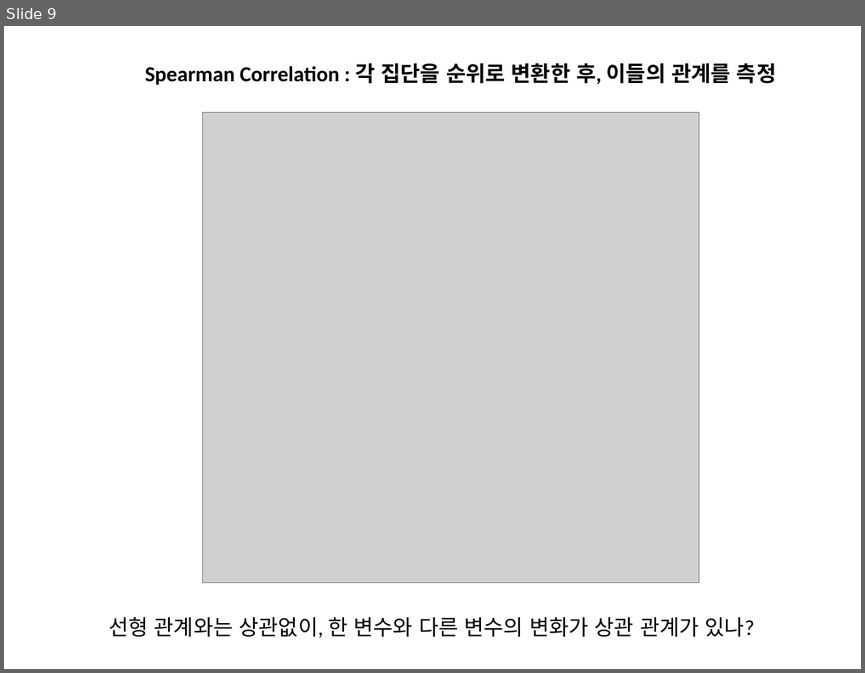
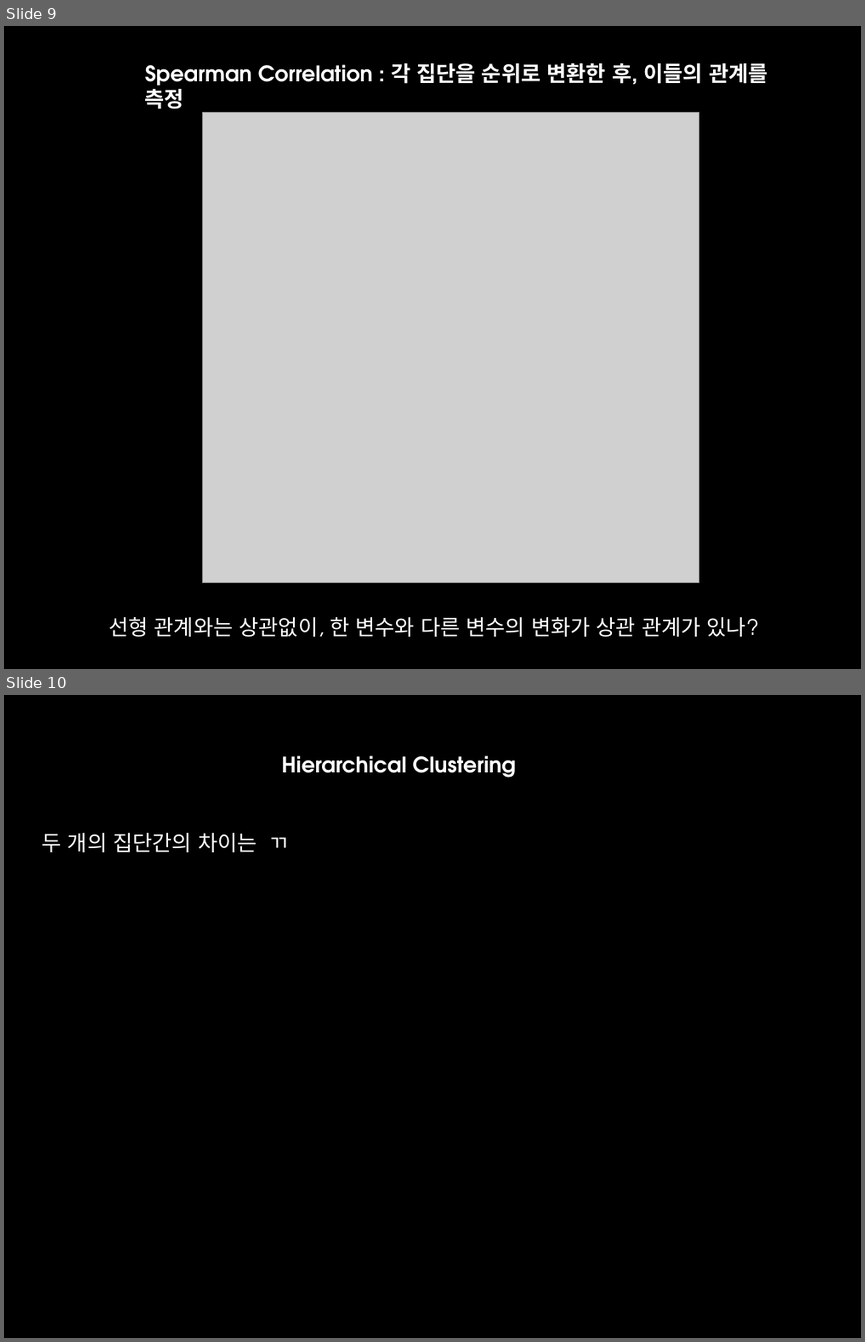
Before and after one commit to suknamgoong1970/CBNU-bioinformatics2021, a slide deck: Lecture8/Lect8.pptx. Shown one above the other, each under a label of ours: slide 9 before the commit, slides 9 and 10 after it. The pictures are 865x673 and 865x1342 pixels, drawn with LibreOffice and Linux fonts; fonts in the diff are those of the drawing; grey boxes stand for pictures. Boxes give left, top, right and bottom in pixels: in the first picture for what was removed or moved away, otherwise in the second. Text is boxed around its words. In the diff, an @@ line names an element or a change of style, - is before the commit and + after.

```diff
--- a/Lecture8/Lect8.pptx
+++ b/Lecture8/Lect8.pptx
@@ slide 10 added at box(4, 695, 861, 1338), background #000000 @@
@@ text added at box(282, 755, 516, 777), 18 pt, text #FFFFFF, bold @@
+Hierarchical Clustering
@@ text added at box(42, 833, 289, 852), 18 pt, text #FFFFFF @@
+두 개의 집단간의 차이는 ㄲ
@@ slide 9 changed as well @@
@@ background #FFFFFF to #000000 @@
@@ text "Spearman Correlation : 각 집단을 ..." at box(145, 63, 768, 90): font Calibri to TeX Gyre Adventor, text colour #000000 to #FFFFFF @@
@@ text "선형 관계와는 상관없이, 한 변수와 ..." at box(109, 617, 759, 636): font Calibri to TeX Gyre Adventor, text colour #000000 to #FFFFFF @@
```
Also in this commit, not shown: 8 other slides changed, 17 other slides added, 4 slides removed, 1 other file.
